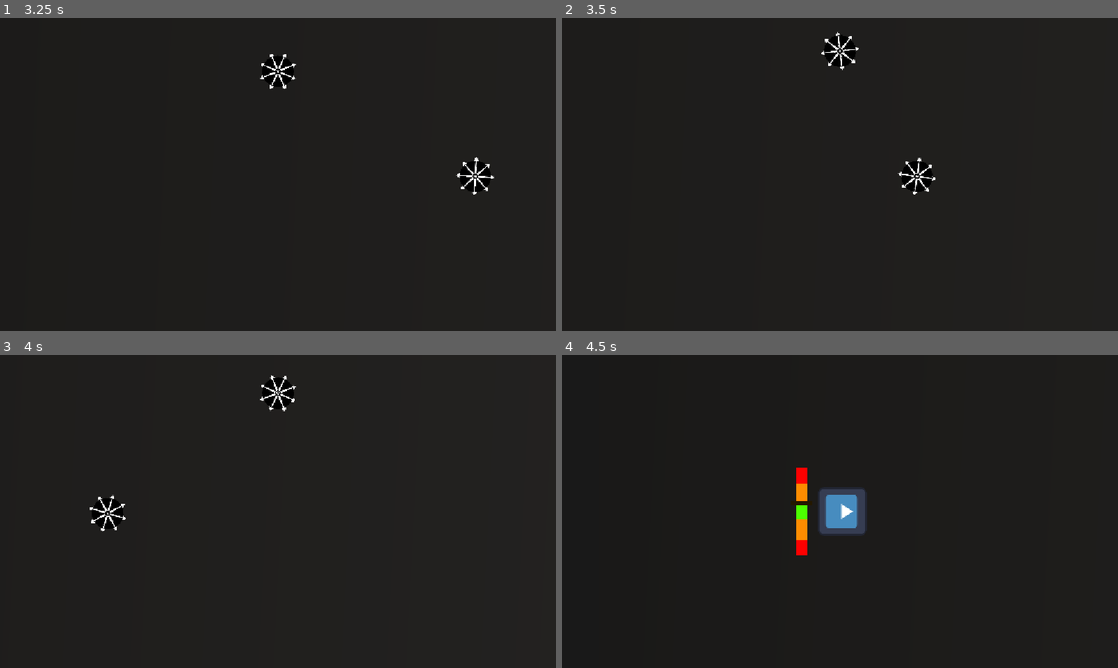
Above: before the commit, frames 1-4 (two rows, left to right).
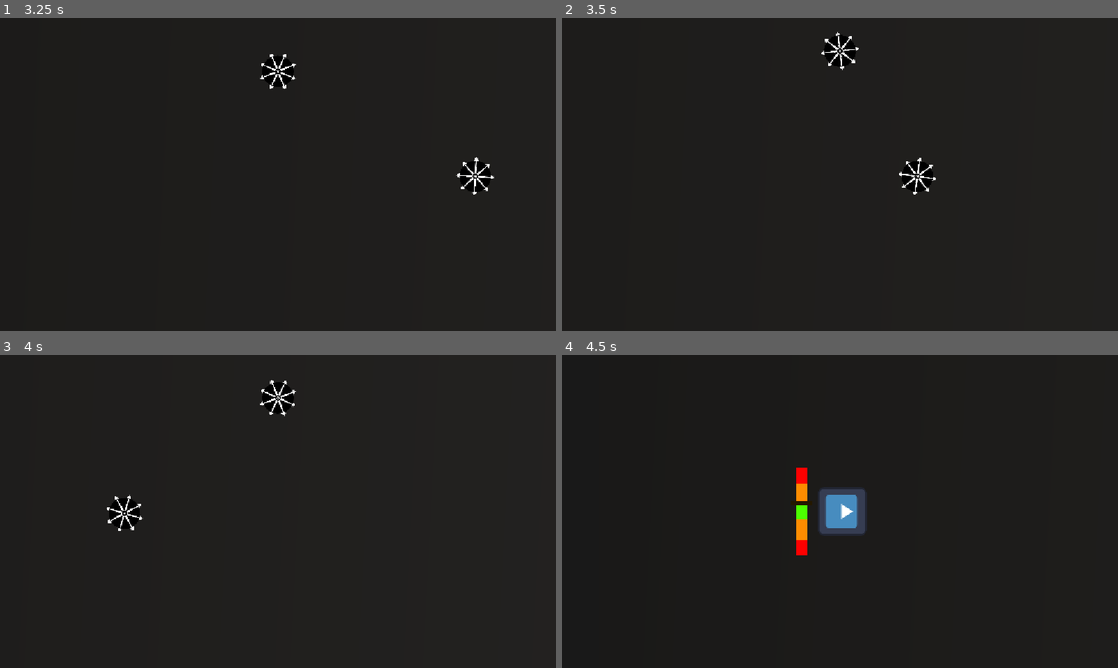
Above: after the commit, the same moments.

Repository: ryder-james/AVerySeriousGameJam
Game: Godot game, scene res://map.tscn
Same seed, same stepped clock (60 frames per second), same inputs: the game is played once before the commit and once after it. The engine's default icon, where the game draws it, is replaced by a stand-in: a white triangle on a blue panel in a dark square.
Inputs:
- Up to frame 1 (3.25 s): hold A (ccw) 0.53-1.28 s; tap D (cw) at 1.35 s; tap Enter at 2 s; tap Space (launch) at 2.1 s; tap A (ccw) at 2.85 s
- Up to frame 2 (3.5 s): no input
- Up to frame 3 (4 s): hold D (cw) from 3.53 s (still down)
- Up to frame 4 (4.5 s): release D (cw) at 4.28 s; tap Space (launch) at 4.35 s

Frame 1 is identical in both runs. In frame 2, 0.1% of the frame differs, in the area x 49-68%, y 10-57%; in frame 3, 1.1%, in the area x 16-54%, y 6-57%; in frame 4, nothing differs.

Commit message:
Fix clash crash

Diff:
--- a/beyblade/beyblade.gd
+++ b/beyblade/beyblade.gd
@@ -8,6 +8,7 @@
 var _targets := []
 
 @onready var _gravity: Area2D = %Gravity
+@onready var _clash_zone: Area2D = %ClashZone
 
 
 func _ready() -> void:
@@ -20,14 +21,16 @@
 	)
 	_gravity.body_entered.connect(_on_gravity_entered)
 	_gravity.body_exited.connect(_on_gravity_exited)
+	_clash_zone.body_entered.connect(_on_clash_zone_body_entered)
 
 
 func _integrate_forces(_state: PhysicsDirectBodyState2D) -> void:
 	if not _targets.is_empty():
-		print("steering")
 		var avg_target_point := Vector2.ZERO
 		for target: Node2D in _targets:
-			avg_target_point += target.global_position
+			var distance: float = (global_position.distance_to(target.global_position))
+			var strength: float = 1 - (distance / _gravity.get_child(0).shape.radius)
+			avg_target_point += target.global_position * strength
 		avg_target_point /= _targets.size()
 		var steering_dir := avg_target_point - global_position
 		apply_central_force(steering_dir * (gravity_force / max_speed))
@@ -39,7 +42,7 @@
 		linear_velocity = Vector2.ZERO
 		angular_velocity = 0.0
 		set_deferred("process_mode", Node.PROCESS_MODE_DISABLED)
-		freeze = true
+		set_deferred("freeze", true)
 
 
 func _on_gravity_entered(body: Node) -> void:
@@ -50,3 +53,16 @@
 func _on_gravity_exited(body: Node) -> void:
 	if body in _targets:
 		_targets.erase(body)
+
+
+func _on_clash_zone_body_entered(body: Node) -> void:
+	if body.is_in_group(&"Enemy"):
+		_clash(body as PhysicsBody2D)
+
+
+func _clash(enemy: PhysicsBody2D) -> void:
+	enemy.angular_damp = 4.0
+	enemy.angular_damp_mode = DAMP_MODE_REPLACE
+	angular_damp = 0.0
+	get_tree().create_timer(3.0).timeout.connect(func(): angular_damp = 1.0)
+	Game.clash()
--- a/beyblade/beyblade.tscn
+++ b/beyblade/beyblade.tscn
@@ -13,11 +13,13 @@
 [sub_resource type="CircleShape2D" id="CircleShape2D_7oyt7"]
 radius = 400.0
 
+[sub_resource type="CircleShape2D" id="CircleShape2D_s0pqt"]
+radius = 84.00595
+
 [node name="Beyblade" type="RigidBody2D" unique_id=414612044]
 mass = 0.1
 physics_material_override = SubResource("PhysicsMaterial_gqbix")
 inertia = 0.1
-continuous_cd = 2
 angular_damp_mode = 1
 angular_damp = 1.0
 script = ExtResource("1_e03yv")
@@ -43,3 +45,10 @@
 [node name="CollisionShape2D" type="CollisionShape2D" parent="Gravity" unique_id=550926251]
 shape = SubResource("CircleShape2D_7oyt7")
 debug_color = Color(0.57633805, 0.4124641, 0.9417703, 0.41960785)
+
+[node name="ClashZone" type="Area2D" parent="." unique_id=1699636812]
+unique_name_in_owner = true
+
+[node name="CollisionShape2D" type="CollisionShape2D" parent="ClashZone" unique_id=973187633]
+shape = SubResource("CircleShape2D_s0pqt")
+debug_color = Color(0.99866766, 0, 0.14787182, 0.41960785)
--- a/enemy.gd
+++ b/enemy.gd
@@ -31,7 +31,7 @@
 	if angular_velocity <= 0.5:
 		linear_velocity = Vector2.ZERO
 		set_deferred("process_mode", Node.PROCESS_MODE_DISABLED)
-		freeze = true
+		set_deferred("freeze", true)
 
 
 func _on_gravity_entered(body: Node) -> void:
--- a/game.gd
+++ b/game.gd
@@ -14,12 +14,13 @@
 	var tween := create_tween()
 	tween.tween_property(cam, "zoom", Vector2.ONE, 0.1)
 	tween.set_ignore_time_scale(true)
-	Engine.time_scale = 0.0
-	get_tree().create_timer(0.4, true, true, true).timeout.connect(
+	tween.set_pause_mode(Tween.TWEEN_PAUSE_PROCESS)
+	get_tree().paused = true
+	get_tree().create_timer(0.4, true).timeout.connect(
 			_unclash.bind(cam, def_zoom))
 
 
 func _unclash(camera: Camera2D, default_zoom: Vector2) -> void:
-	Engine.time_scale = 1.0
+	get_tree().paused = false
 	var tween := create_tween()
 	tween.tween_property(camera, "zoom", default_zoom, 0.1)
